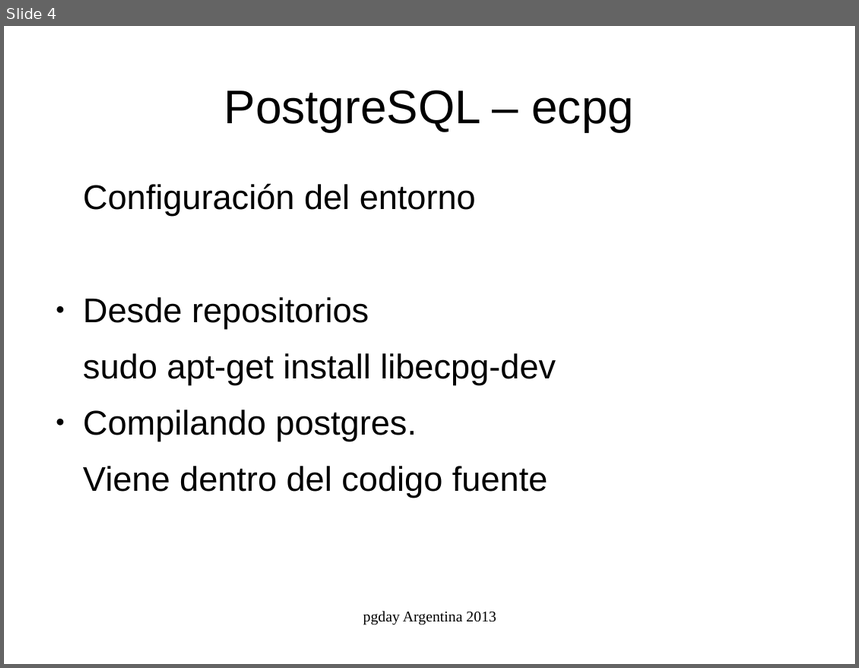
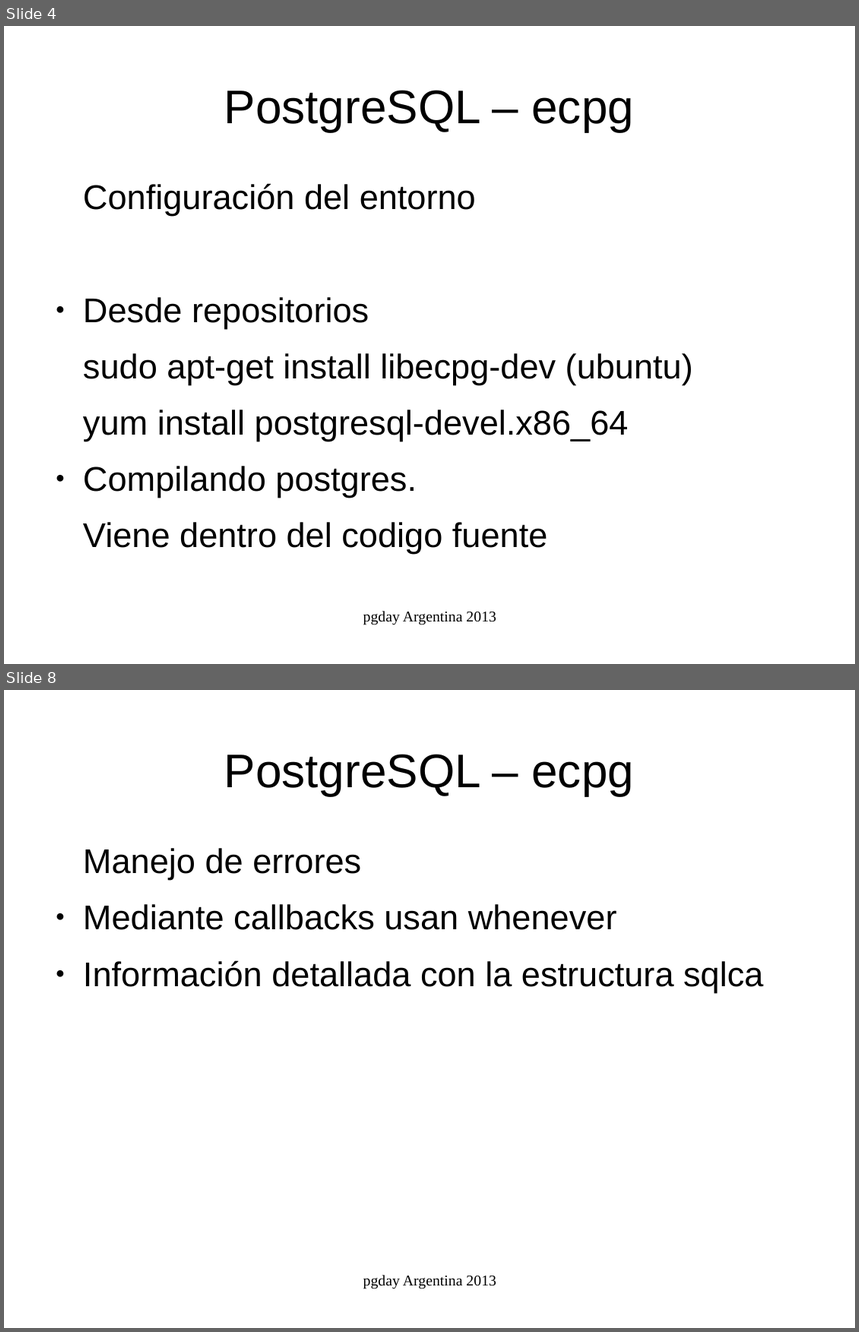
Before and after one commit to marcelorauldiaz/pgday_ecpg, a slide deck: ecpg.odp. Shown one above the other, each under a label of ours: slide 4 before the commit, slides 4 and 8 after it; the slides between them are not shown. The pictures are 859x668 and 859x1332 pixels, drawn with LibreOffice and Linux fonts; fonts in the diff are those of the drawing. Boxes give left, top, right and bottom in pixels: in the first picture for what was removed or moved away, otherwise in the second. Text is boxed around its words. In the diff, an @@ line names an element or a change of style, - is before the commit and + after.

```diff
--- a/ecpg.odp
+++ b/ecpg.odp
@@ slide 8 added at (x1=4, y1=690, x2=855, y2=1328), background #FFFFFF @@
@@ title added at (x1=224, y1=754, x2=634, y2=796), 44 pt, text #000000 @@
+PostgreSQL – ecpg
@@ text added at (x1=83, y1=848, x2=763, y2=992), 32 pt, text #000000 @@
+Manejo de errores
+● Mediante callbacks usan whenever
+● Información detallada con la estructura sqlca
@@ text added at (x1=363, y1=1275, x2=496, y2=1290), 14 pt, text #000000 @@
+pgday Argentina 2013
@@ slide 4 changed as well @@
@@ text at (x1=83, y1=354, x2=693, y2=442): text changed @@
-sudo apt-get install libecpg-dev
+sudo apt-get install libecpg-dev (ubuntu)
+yum install postgresql-devel.x86_64
```
Also in this commit, not shown: 4 other slides changed, 4 other slides added, 7 other files.
